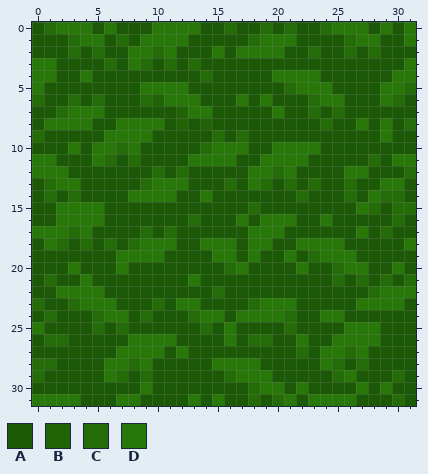
File history of a pixel-art sprite, Test/res/sprites/tiles/grass_01.png. That is the earlier state.
The file is 32x32 pixels. Colours within 5 levels of each other are drawn and written as one.
Palette (. is transparent): A #1c5906  B #206407  C #236c07  D #277808
Once edited:
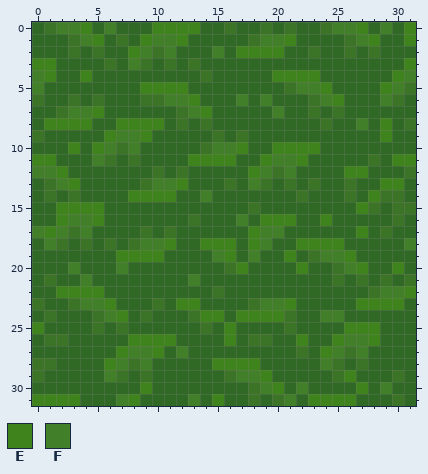
Colours new in this view: E #3f831d  F #417f29
From old to new:
Colour A changes from #1c5906 to #306825.
Colour C changes from #236c07 to #3c7427.
The author changed colour B to colour C in row 6 at x 10; in row 7 at x 12; in row 8 at x 12 and 14.
The author changed colour D to colour E in row 0 at x 4, 10 to 13, 27 and 31; in row 1 at x 5, 9, 12, 21, 28 and 31; in row 2 at x 8 and 17 to 20; in row 3 at x 0 to 1 and 31; in row 4 at x 1, 4, 20 to 23 and 30; in row 5 at x 9 to 12, 24 and 29.
The author changed colour D to colour E in row 6 at x 13 and 25; in row 7 at x 5 and 14; in row 8 at x 1 to 4, 7 to 10 and 29; in row 9 at x 6, 9 and 29; in row 10 at x 3, 5, 17 and 20 to 23; in row 11 at x 0 to 1, 13 to 16, 19, 22 and 30 to 31.
The author changed colour D to colour E in row 12 at x 2, 18 and 26 to 27; in row 13 at x 3, 12 and 29 to 30; in row 14 at x 8 to 11 and 28; in row 15 at x 2 to 5 and 27; in row 16 at x 2, 5, 19 to 21 and 24; in row 17 at x 1, 18 and 27.
The author changed colour D to colour E in row 18 at x 11, 14 to 16, 18 and 22 to 25; in row 19 at x 7 to 10, 16, 21 and 26; in row 20 at x 17, 22, 27 and 30; in row 22 at x 2 to 5 and 31; in row 23 at x 6, 12 to 13, 21 and 27 to 30; in row 24 at x 7, 14 to 15 and 17 to 20.
The author changed colour D to colour E in row 25 at x 0, 16 and 26 to 28; in row 26 at x 8 to 11, 16, 22, 25 and 28; in row 27 at x 7, 10 and 24; in row 28 at x 6 and 15 to 18; in row 29 at x 19 and 26; in row 30 at x 9, 20 and 27.
The author changed colour D to colour E in row 31 at x 0 to 3, 8, 15 and 23 to 26.
The author changed colour D to colour F in row 0 at x 2 to 3, 6, 25 to 26 and 29; in row 1 at x 4, 10 to 11, 19 to 20 and 27; in row 2 at x 9, 11 and 15; in row 3 at x 8; in row 4 at x 0 and 31; in row 5 at x 0, 22 to 23 and 30.
The author changed colour D to colour F in row 6 at x 11 to 12, 17, 19, 24 and 29; in row 7 at x 3 to 4, 13 and 20; in row 8 at x 27; in row 9 at x 7 to 8; in row 10 at x 6, 8 and 15 to 16; in row 11 at x 5 and 20 to 21.
The author changed colour D to colour F in row 12 at x 0 to 1, 19 and 21; in row 13 at x 2, 10 to 11 and 18; in row 14 at x 14; in row 16 at x 3 to 4 and 17; in row 17 at x 0, 2, 4 and 19 to 20; in row 18 at x 1, 9 to 10, 19 and 31.
The author changed colour D to colour F in row 19 at x 15, 18 and 24 to 25; in row 20 at x 3, 7 and 26; in row 21 at x 4 and 13; in row 22 at x 29 to 30; in row 23 at x 4 to 5 and 19 to 20; in row 24 at x 6 and 24 to 25.
The author changed colour D to colour F in row 26 at x 26 to 27; in row 27 at x 8 to 9, 12, 25 and 27; in row 28 at x 7, 9 and 24; in row 29 at x 6 and 17 to 18; in row 30 at x 19, 22 and 29; in row 31 at x 7, 13 and 21.
